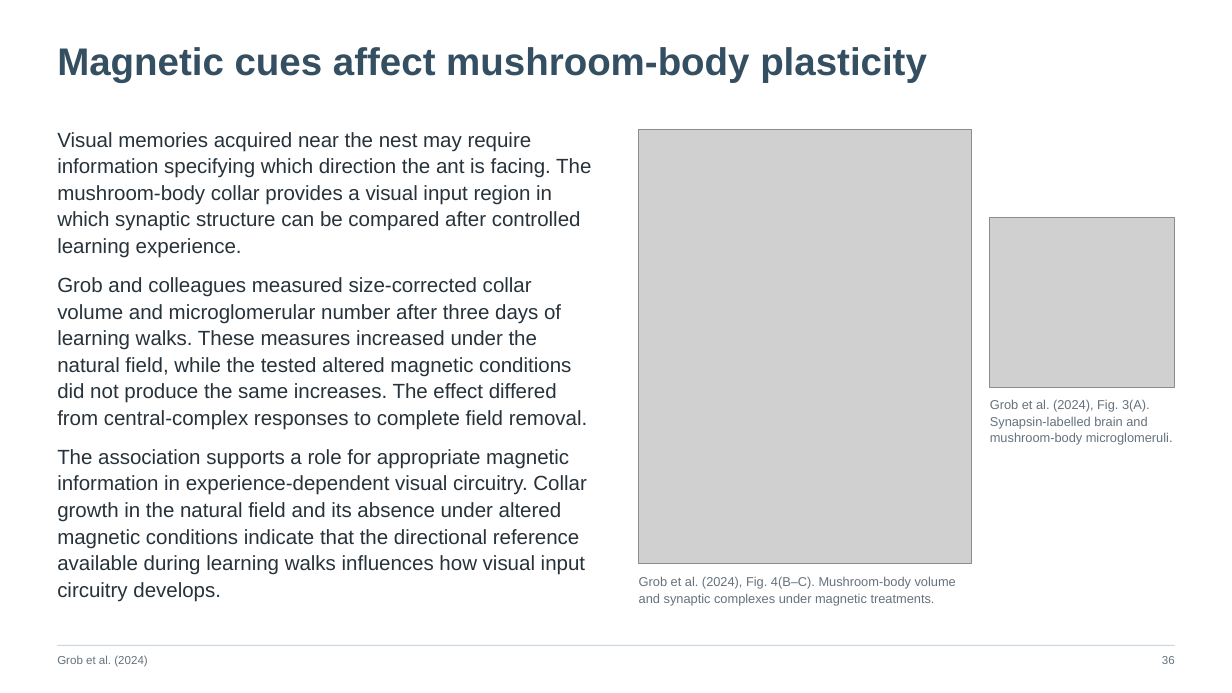
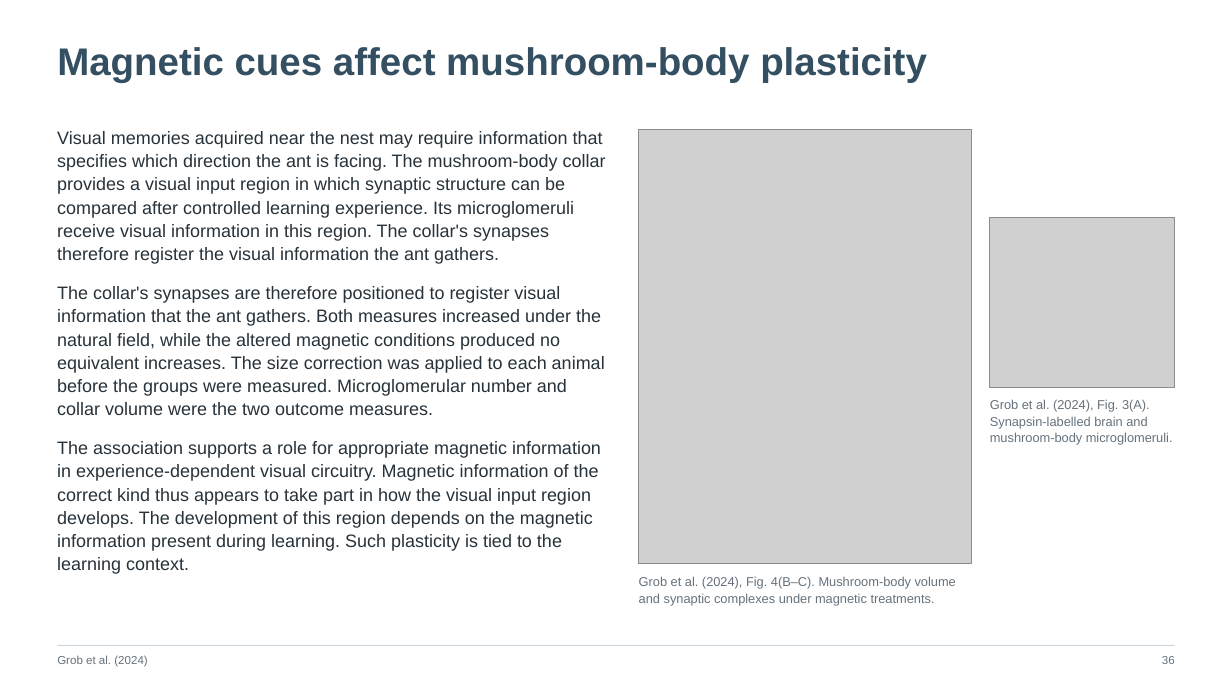
Before and after one commit to jordanxxlopez/NEUROETHOLOGY, a slide deck: slide 47 of scaffolded/Neuroethology_Lecture28_FA2026_SCAFFOLDED.pptx (slide 49 before the commit). Drawn at 1232x693 pixels with LibreOffice and Linux fonts; fonts in the diff are those of the drawing; grey boxes stand for pictures. Boxes give left, top, right and bottom in pixels: in the first picture for what was removed or moved away, otherwise in the second. Text is boxed around its words. In the diff, an @@ line names an element or a change of style, - is before the commit and + after.

```diff
--- a/scaffolded/Neuroethology_Lecture28_FA2026_SCAFFOLDED.pptx
+++ b/scaffolded/Neuroethology_Lecture28_FA2026_SCAFFOLDED.pptx
@@ text at (57, 131, 606, 574): text changed; size 16 to 14 pt @@
-Visual memories acquired near the nest may require information specifying which direction the ant is facing. The mushroom-body collar provides a visual input region in which synaptic structure can be compared after controlled learning experience.
-Grob and colleagues measured size-corrected collar volume and microglomerular number after three days of learning walks. These measures increased under the natural field, while the tested altered magnetic conditions did not produce the same increases. The effect differed from central-complex responses to complete field removal.
-The association supports a role for appropriate magnetic information in experience-dependent visual circuitry. Collar growth in the natural field and its absence under altered magnetic conditions indicate that the directional reference available during learning walks influences how visual input circuitry develops.
+Visual memories acquired near the nest may require information that specifies which direction the ant is facing. The mushroom-body collar provides a visual input region in which synaptic structure can be compared after controlled learning experience. Its microglomeruli receive visual information in this region. The collar's synapses therefore register the visual information the ant gathers.
+The collar's synapses are therefore positioned to register visual information that the ant gathers. Both measures increased under the natural field, while the altered magnetic conditions produced no equivalent increases. The size correction was applied to each animal before the groups were measured. Microglomerular number and collar volume were the two outcome measures.
+The association supports a role for appropriate magnetic information in experience-dependent visual circuitry. Magnetic information of the correct kind thus appears to take part in how the visual input region develops. The development of this region depends on the magnetic information present during learning. Such plasticity is tied to the learning context.
```
Also in this commit, not shown: 55 other slides changed, 3 slides added, 3 slides removed, 3 other files.
